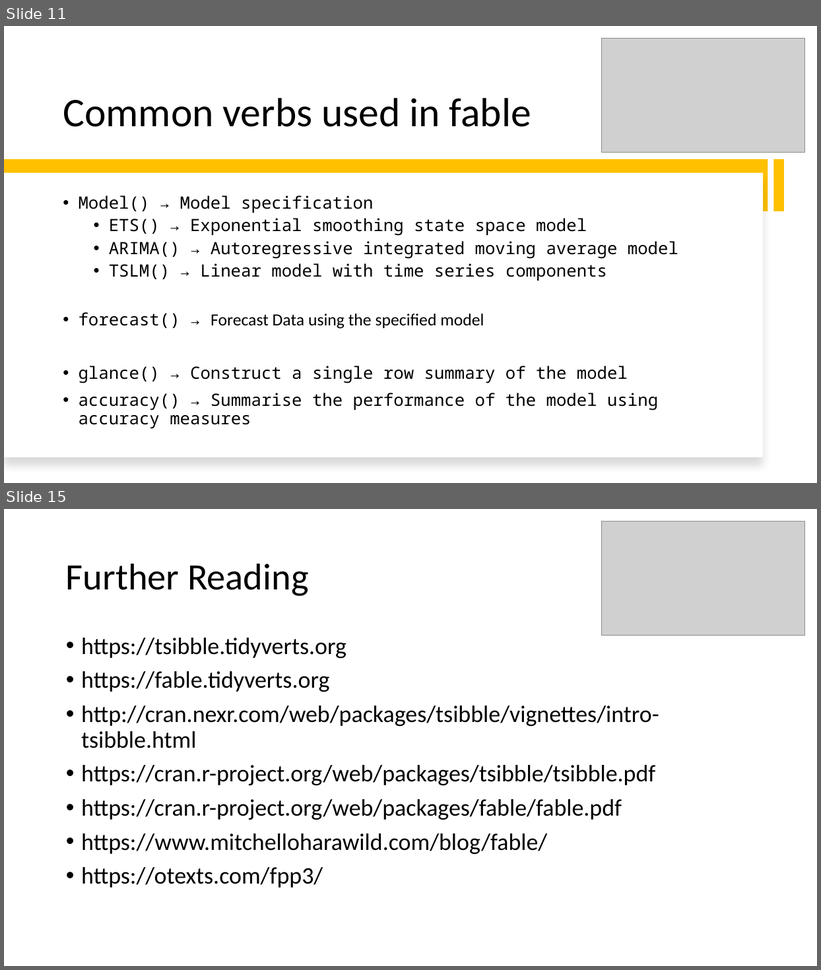
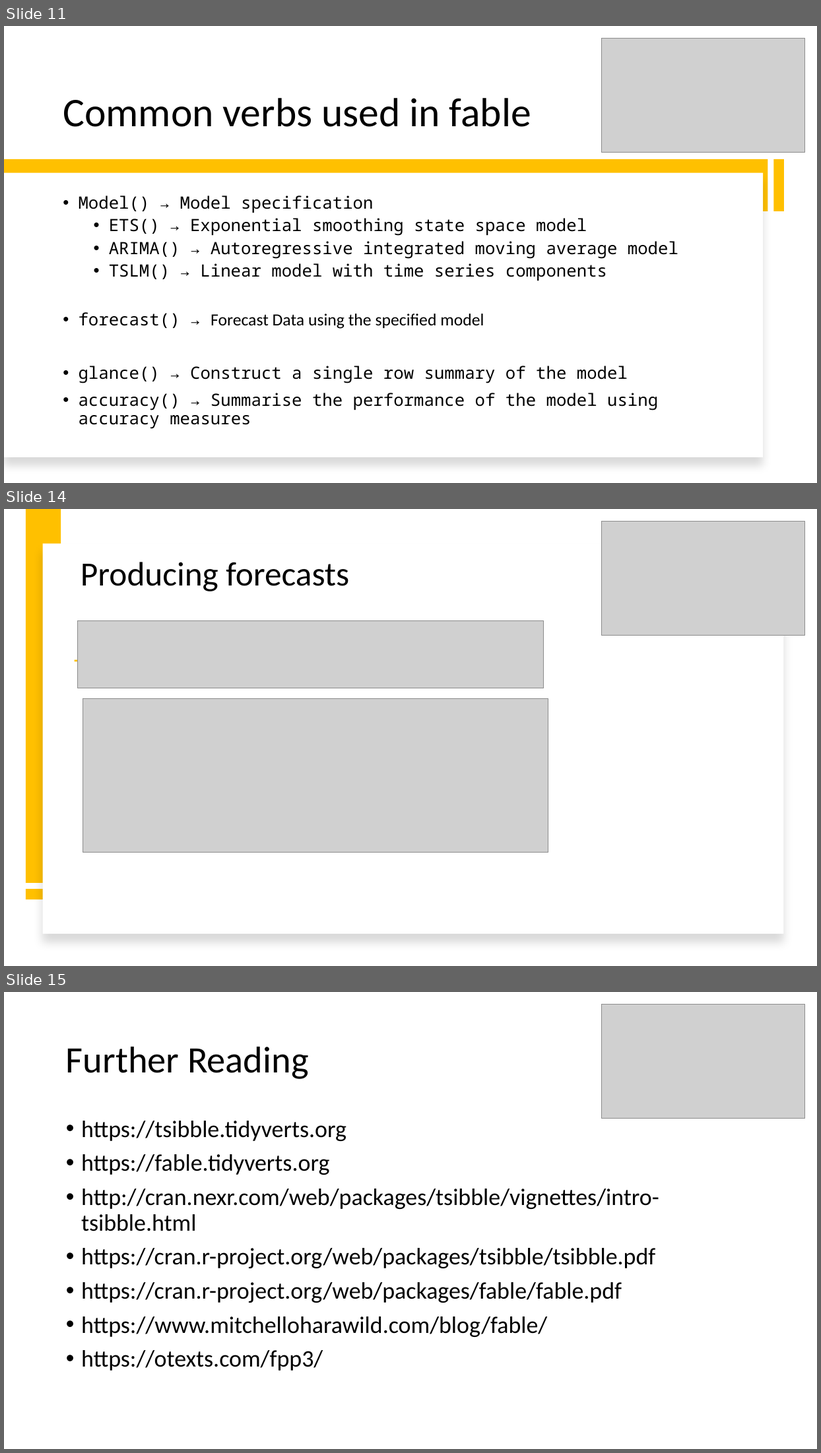
Before and after one commit to intro-to-data-science-22-workshop/-14-temporal-data-with-tsibble-and-fable-Samson-Krafft, a slide deck: tsibble and fable.pptx. Shown one above the other, each under a label of ours: slides 11 and 15 before the commit, slides 11, 14 and 15 after it; the slides between them are not shown. The pictures are 821x970 and 821x1453 pixels, drawn with LibreOffice and Linux fonts; fonts in the diff are those of the drawing; grey boxes stand for pictures; background and template pictures are left out. Boxes give left, top, right and bottom in pixels: in the first picture for what was removed or moved away, otherwise in the second. Text is boxed around its words. In the diff, an @@ line names an element or a change of style, - is before the commit and + after.

```diff
--- a/tsibble and fable.pptx
+++ b/tsibble and fable.pptx
@@ slide 14 added at bbox=[4, 509, 817, 966], background #FFFFFF @@
@@ rectangle added at bbox=[26, 509, 61, 883], fill #FFC000 @@
@@ picture added at bbox=[602, 521, 805, 636] @@
@@ rectangle added at bbox=[42, 544, 783, 935], fill #FFFFFF @@
@@ title added at bbox=[81, 562, 349, 591], 40 pt, text #000000 @@
+Producing forecasts
@@ picture added at bbox=[78, 621, 544, 689] @@
@@ rectangle added at bbox=[74, 660, 403, 662], fill #FFC000 @@
@@ picture added at bbox=[83, 698, 548, 852] @@
@@ rectangle added at bbox=[26, 889, 61, 900], fill #FFC000 @@
```
Also in this commit, not shown: 4 slides changed, 1 slide removed.
